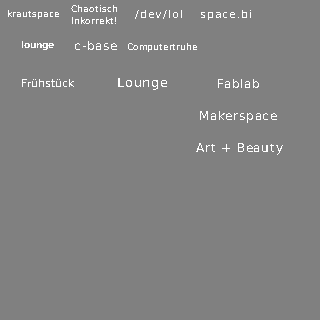
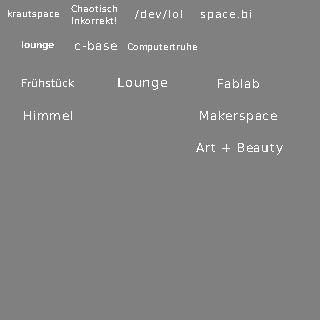
Before/after of a w=320, h=320 layered artwork. What changed in the layer stack:
added layer "Himmel" above "space.bi" over [24, 111, 72, 120]
